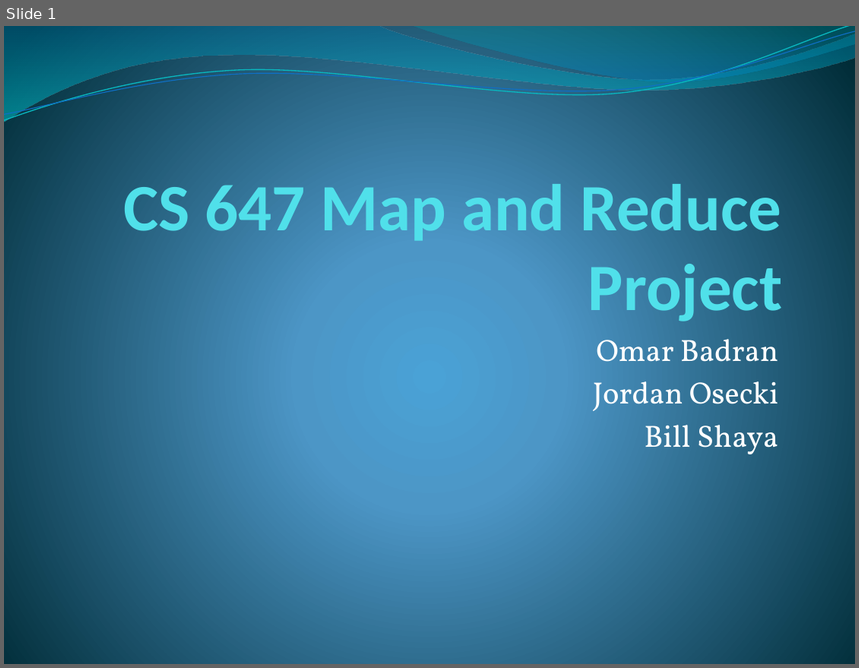
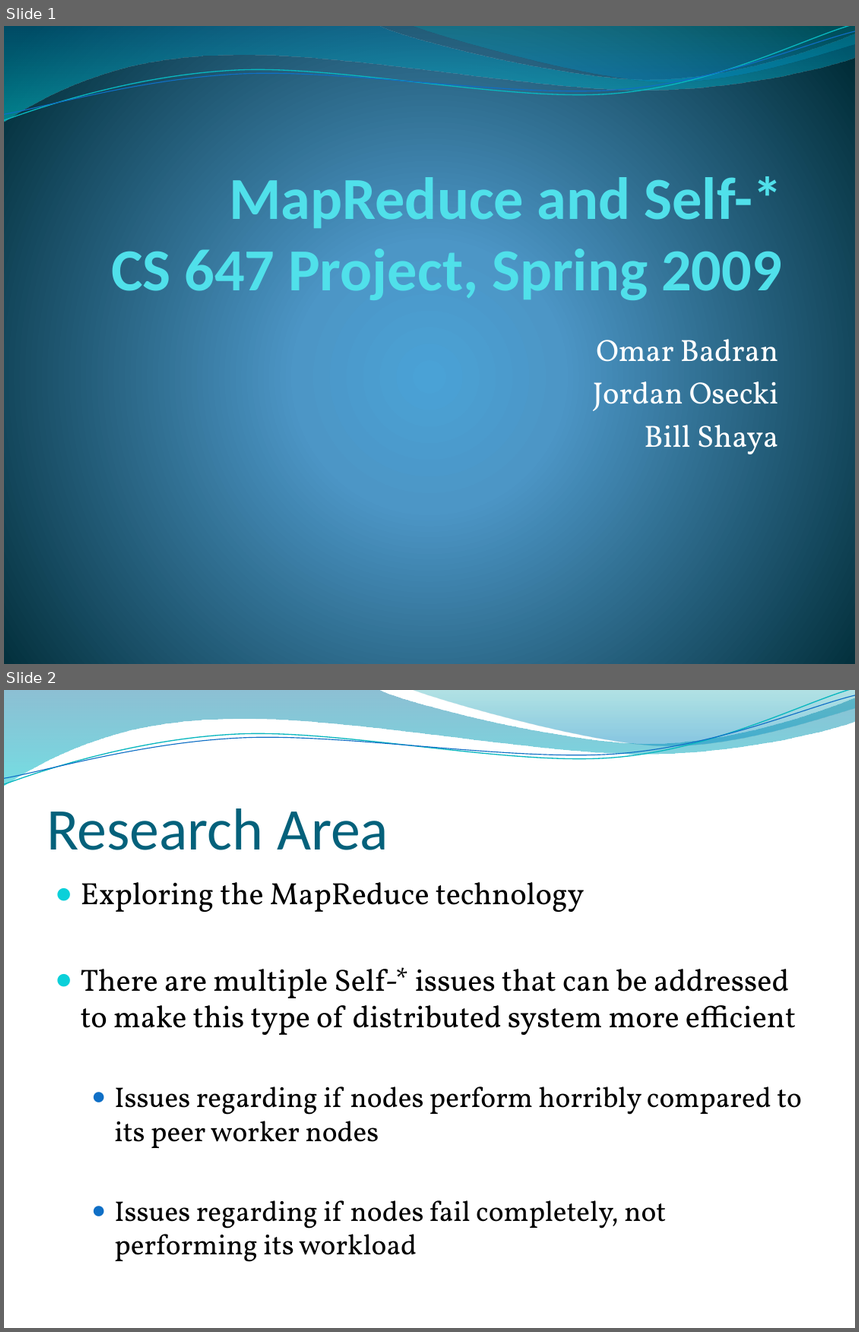
Before and after one commit to osecki/cs647, a slide deck: Documentation/Presentation.pptx. Shown one above the other, each under a label of ours: slide 1 before the commit, slides 1 and 2 after it. The pictures are 859x668 and 859x1332 pixels, drawn with LibreOffice and Linux fonts; fonts in the diff are those of the drawing; background and template pictures are left out. Boxes give left, top, right and bottom in pixels: in the first picture for what was removed or moved away, otherwise in the second. Text is boxed around its words. In the diff, an @@ line names an element or a change of style, - is before the commit and + after.

```diff
--- a/Documentation/Presentation.pptx
+++ b/Documentation/Presentation.pptx
@@ slide 2 added at (4,690,855,1328), background picture (left out); not listed: 4 template elements that a slide beside it also shows @@
@@ title added at (47,809,389,850), 50 pt, text #04617B @@
+Research Area
@@ text added at (81,882,802,1262), 24 pt, text #000000 @@
+● Exploring the MapReduce technology
+● There are multiple Self-* issues that can be addressed to make this type of distributed system more efficient
+  ● Issues regarding if nodes perform horribly compared to its peer worker nodes
+  ● Issues regarding if nodes fail completely, not performing its workload
@@ slide 1 changed as well @@
@@ title at (111,176,782,300): text changed; size 56 to 50.4 pt @@
-CS 647 Map and Reduce Project
+MapReduce and Self-*
+CS 647 Project, Spring 2009
```
Also in this commit, not shown: 4 other slides changed, 2 other slides added.
